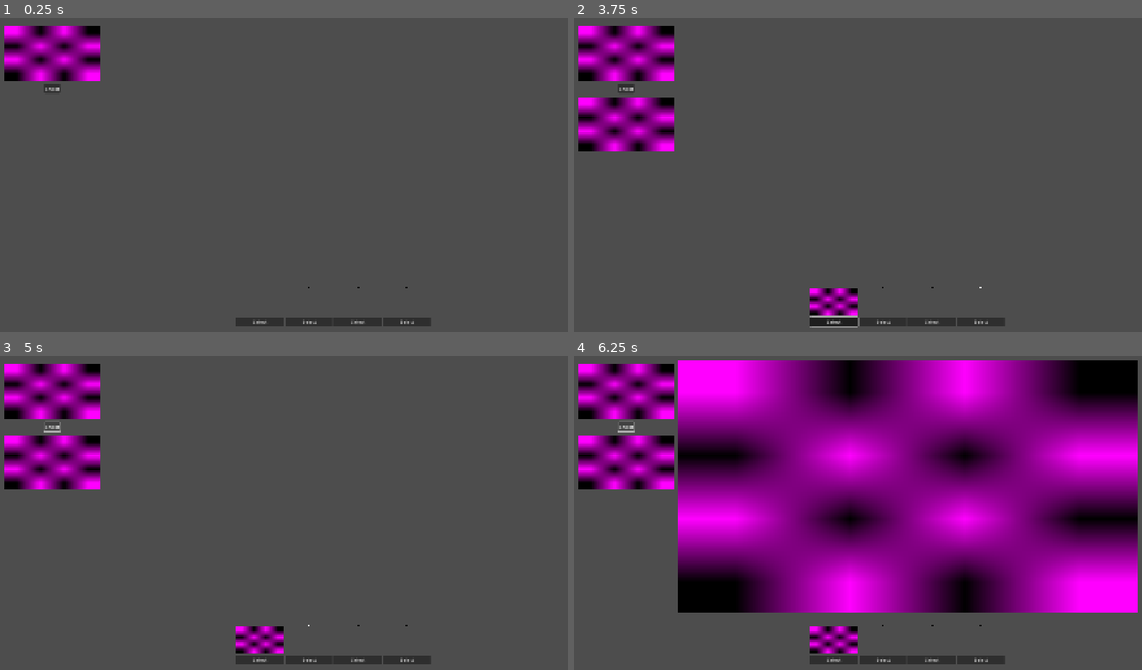
Above: before the commit, frames 1-4 (two rows, left to right).
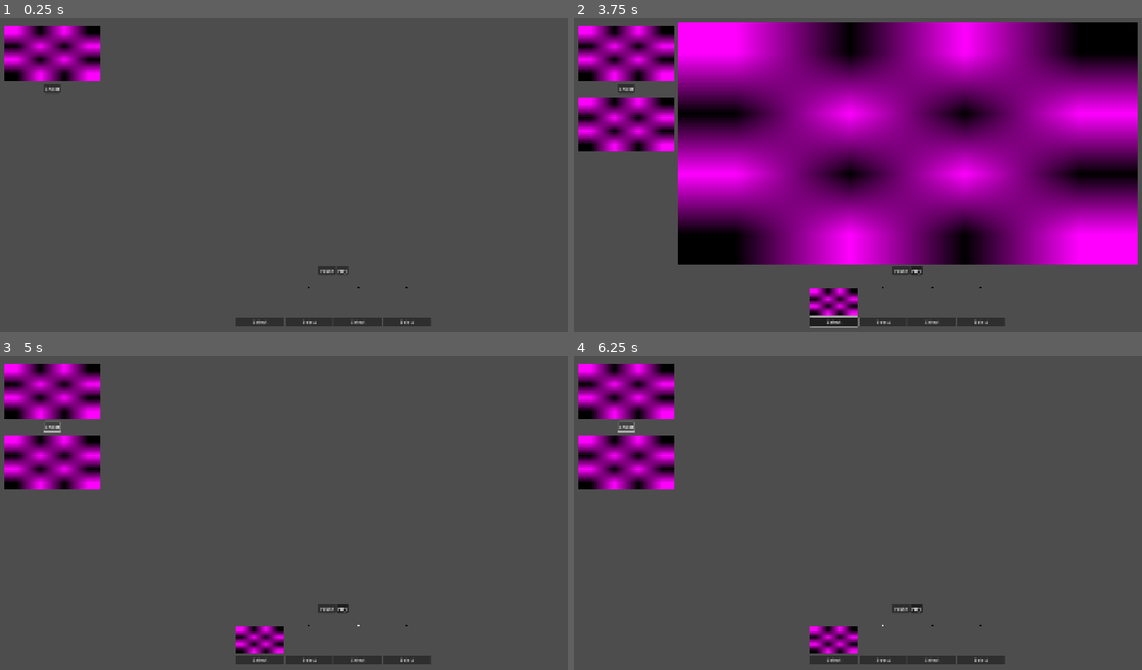
Above: after the commit, the same moments.

Repository: nielmclaren/WebcamAnimator
Game: Godot game, scene res://main.tscn
Same seed, same stepped clock (60 frames per second), same inputs: the game is played once before the commit and once after it. The engine's default icon, where the game draws it, is replaced by a stand-in: a white triangle on a blue panel in a dark square.
Inputs (mouse positions are in pixels of both pictures, inside the frame that each line leads up to):
- Up to frame 1 (0.25 s): no input
- Up to frame 2 (3.75 s): click (903, 269) at 0.5 s, where only the run after the commit has a clickable "Pause"; click (914, 269) at 1.25 s, where only the run after the commit has a clickable "Play"; click (914, 269) at 2 s, where only the run after the commit has a clickable "Play"; click "Shoot" at 2.75 s; click "Select" at 3.5 s
- Up to frame 3 (5 s): click "Shoot" at 4.25 s
- Up to frame 4 (6.25 s): click "Select" at 5 s; click "Shoot" at 5.75 s

The runs differ from the first frame. In frame 1, 0.1% of the frame differs, in the area x 55-62%, y 78-82%; in frame 2, 63%; in frame 3, 0.1%; in frame 4, 65%, in the area x 18-100%, y 1-87%.

Commit message:
Add pause/play buttons to control animation playback.

Diff:
--- a/ui/timeline_control.gd
+++ b/ui/timeline_control.gd
@@ -8,6 +8,7 @@
 
 var _webcam_animator: WebcamAnimator
 
+var _is_playing: bool = false
 var _frame_index: int = 0
 var _anim_timer: Timer
 var _selected_frame: TimelineFrameControl
@@ -32,6 +33,16 @@
 		frame.load()
 
 
+func pause() -> void:
+	_is_playing = false
+	_anim_timer.stop()
+
+
+func play() -> void:
+	_is_playing = true
+	_anim_timer.start()
+
+
 func write_selected_frames(texture: Texture2D) -> void:
 	for frame: TimelineFrameControl in frame_controls:
 		if frame.is_selected():
@@ -54,7 +65,8 @@
 	_anim_timer.wait_time = 0.5
 
 	add_child(_anim_timer)
-	_anim_timer.start()
+	if _is_playing:
+		_anim_timer.start()
 
 
 func _anim_timer_timeout() -> void:
--- a/webcam_animator.gd
+++ b/webcam_animator.gd
@@ -8,6 +8,8 @@
 @export var shoot_button: Button
 @export var latest_shot_texrect: TextureRect
 @export var anim_texrect: TextureRect
+@export var play_button: Button
+@export var pause_button: Button
 @export var timeline_control: TimelineControl
 
 
@@ -18,6 +20,9 @@
 
 	timeline_control.setup(self)
 	timeline_control.frame_changed.connect(_timeline_control_frame_changed)
+
+	play_button.pressed.connect(_play)
+	pause_button.pressed.connect(_pause)
 
 	_load()
 
@@ -39,3 +44,13 @@
 	latest_shot_texrect.texture = save_manager.load_latest_shot()
 	anim_texrect.texture = save_manager.load_frame(0)
 	timeline_control.load()
+
+func _play() -> void:
+	pause_button.button_pressed = false
+	play_button.button_pressed = true
+	timeline_control.play()
+
+func _pause() -> void:
+	pause_button.button_pressed = true
+	play_button.button_pressed = false
+	timeline_control.pause()
--- a/webcam_animator.tscn
+++ b/webcam_animator.tscn
@@ -10,7 +10,7 @@
 [sub_resource type="ButtonGroup" id="ButtonGroup_2rrvt"]
 allow_unpress = true
 
-[node name="WebcamAnimator" type="Node2D" node_paths=PackedStringArray("webcam_manager", "save_manager", "webcam_texrect", "shoot_button", "latest_shot_texrect", "anim_texrect", "timeline_control")]
+[node name="WebcamAnimator" type="Node2D" node_paths=PackedStringArray("webcam_manager", "save_manager", "webcam_texrect", "shoot_button", "latest_shot_texrect", "anim_texrect", "play_button", "pause_button", "timeline_control")]
 script = ExtResource("1_4eb07")
 webcam_manager = NodePath("WebcamManager")
 save_manager = NodePath("SaveManager")
@@ -18,6 +18,8 @@
 shoot_button = NodePath("MarginContainer/HBoxContainer/WebcamPanel/WebcamButtons/ShootButton")
 latest_shot_texrect = NodePath("MarginContainer/HBoxContainer/WebcamPanel/LatestShotDisplay/LatestShotTexrect")
 anim_texrect = NodePath("MarginContainer/HBoxContainer/AnimPanel/VBoxContainer/AnimDisplay/AnimTexrect")
+play_button = NodePath("MarginContainer/HBoxContainer/AnimPanel/VBoxContainer/HBoxContainer/PlayButton")
+pause_button = NodePath("MarginContainer/HBoxContainer/AnimPanel/VBoxContainer/HBoxContainer/PauseButton")
 timeline_control = NodePath("MarginContainer/HBoxContainer/AnimPanel/VBoxContainer/TimelineControl")
 
 [node name="MarginContainer" type="MarginContainer" parent="."]
@@ -89,6 +91,20 @@
 texture = ExtResource("1_ca471")
 expand_mode = 3
 
+[node name="HBoxContainer" type="HBoxContainer" parent="MarginContainer/HBoxContainer/AnimPanel/VBoxContainer"]
+layout_mode = 2
+size_flags_horizontal = 4
+
+[node name="PauseButton" type="Button" parent="MarginContainer/HBoxContainer/AnimPanel/VBoxContainer/HBoxContainer"]
+layout_mode = 2
+toggle_mode = true
+text = "Pause	"
+
+[node name="PlayButton" type="Button" parent="MarginContainer/HBoxContainer/AnimPanel/VBoxContainer/HBoxContainer"]
+layout_mode = 2
+toggle_mode = true
+text = "Play"
+
 [node name="TimelineControl" parent="MarginContainer/HBoxContainer/AnimPanel/VBoxContainer" instance=ExtResource("4_2rrvt")]
 custom_minimum_size = Vector2(0, 200)
 layout_mode = 2
